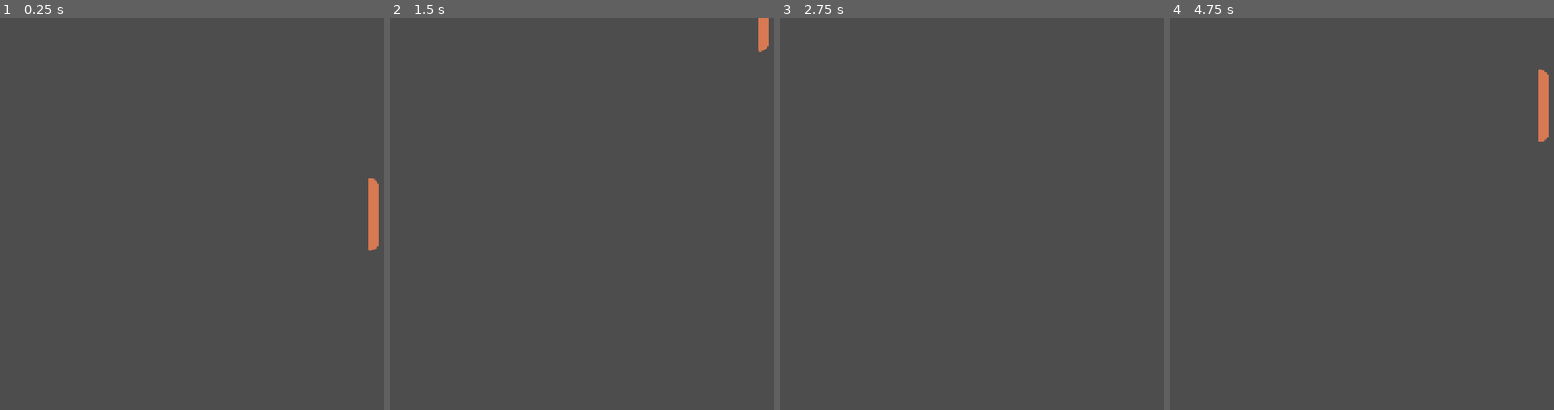
Above: before the commit, frames 1-4 (left to right).
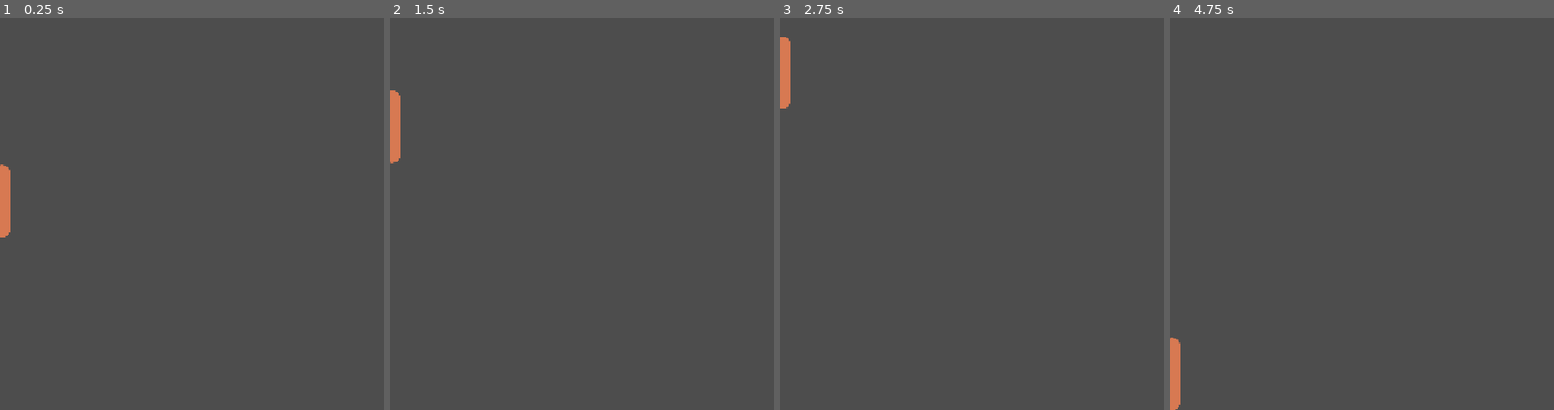
Above: after the commit, the same moments.

Repository: handup/pingalexpongavel
Game: Godot game, scene res://scenes/game.tscn
Two runs of this game, one before a commit and one after it. Both use one fixed random seed, a clock stepped at 60 frames per second and the inputs below.
Inputs:
- Up to frame 1 (0.25 s): no input
- Up to frame 2 (1.5 s): tap Enter at 0.5 s; hold Up (ui_up) 0.53-1.28 s; hold Down (ui_down) from 1.28 s (still down)
- Up to frame 3 (2.75 s): release Down (ui_down) at 2.03 s; hold Up (ui_up) from 2.03 s (still down)
- Up to frame 4 (4.75 s): tap Space at 3.5 s; release Up (ui_up) at 3.53 s; hold Down (ui_down) from 3.53 s (still down)

The runs differ from the first frame. In frame 1, 1.0% of the frame differs, in the area x 0-99%, y 37-60%; in frame 2, 0.7%; in frame 3, 0.5%; in frame 4, 1.0%.

Commit message:
horizontal arena borders

Diff:
--- /dev/null
+++ b/scenes/arena.tscn
@@ -0,0 +1,12 @@
+[gd_scene format=3 uid="uid://q307vfwr0g8a"]
+
+[sub_resource type="WorldBoundaryShape2D" id="WorldBoundaryShape2D_4miue"]
+distance = -648.0
+
+[node name="Arena" type="Node2D" unique_id=1541047057]
+
+[node name="Area2D" type="Area2D" parent="." unique_id=1110760846]
+
+[node name="CollisionShape2D" type="CollisionShape2D" parent="Area2D" unique_id=1409698780]
+position = Vector2(88, 1)
+shape = SubResource("WorldBoundaryShape2D_4miue")
--- a/scenes/game.tscn
+++ b/scenes/game.tscn
@@ -2,7 +2,25 @@
 
 [ext_resource type="PackedScene" uid="uid://cutgqno2h0ng3" path="res://scenes/player.tscn" id="1_uwrxv"]
 
+[sub_resource type="WorldBoundaryShape2D" id="WorldBoundaryShape2D_1lldk"]
+
+[sub_resource type="WorldBoundaryShape2D" id="WorldBoundaryShape2D_uwrxv"]
+normal = Vector2(0, 1)
+
 [node name="Game" type="Node2D" unique_id=1186145034]
 
 [node name="Player" parent="." unique_id=1085302709 instance=ExtResource("1_uwrxv")]
-position = Vector2(617, 325)
+position = Vector2(8, 303)
+
+[node name="LowerBorder" type="StaticBody2D" parent="." unique_id=1514704278]
+
+[node name="CollisionShape2D" type="CollisionShape2D" parent="LowerBorder" unique_id=186609344]
+position = Vector2(22, 648)
+shape = SubResource("WorldBoundaryShape2D_1lldk")
+
+[node name="HigherBorder" type="StaticBody2D" parent="." unique_id=757299169]
+position = Vector2(14, -198)
+
+[node name="CollisionShape2D" type="CollisionShape2D" parent="HigherBorder" unique_id=1743621721]
+position = Vector2(10, 198)
+shape = SubResource("WorldBoundaryShape2D_uwrxv")
